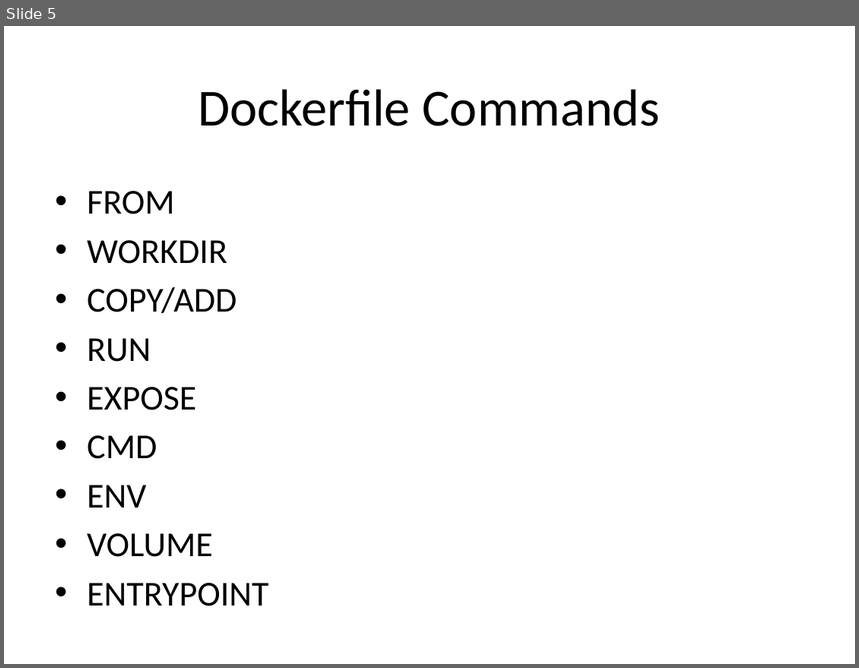
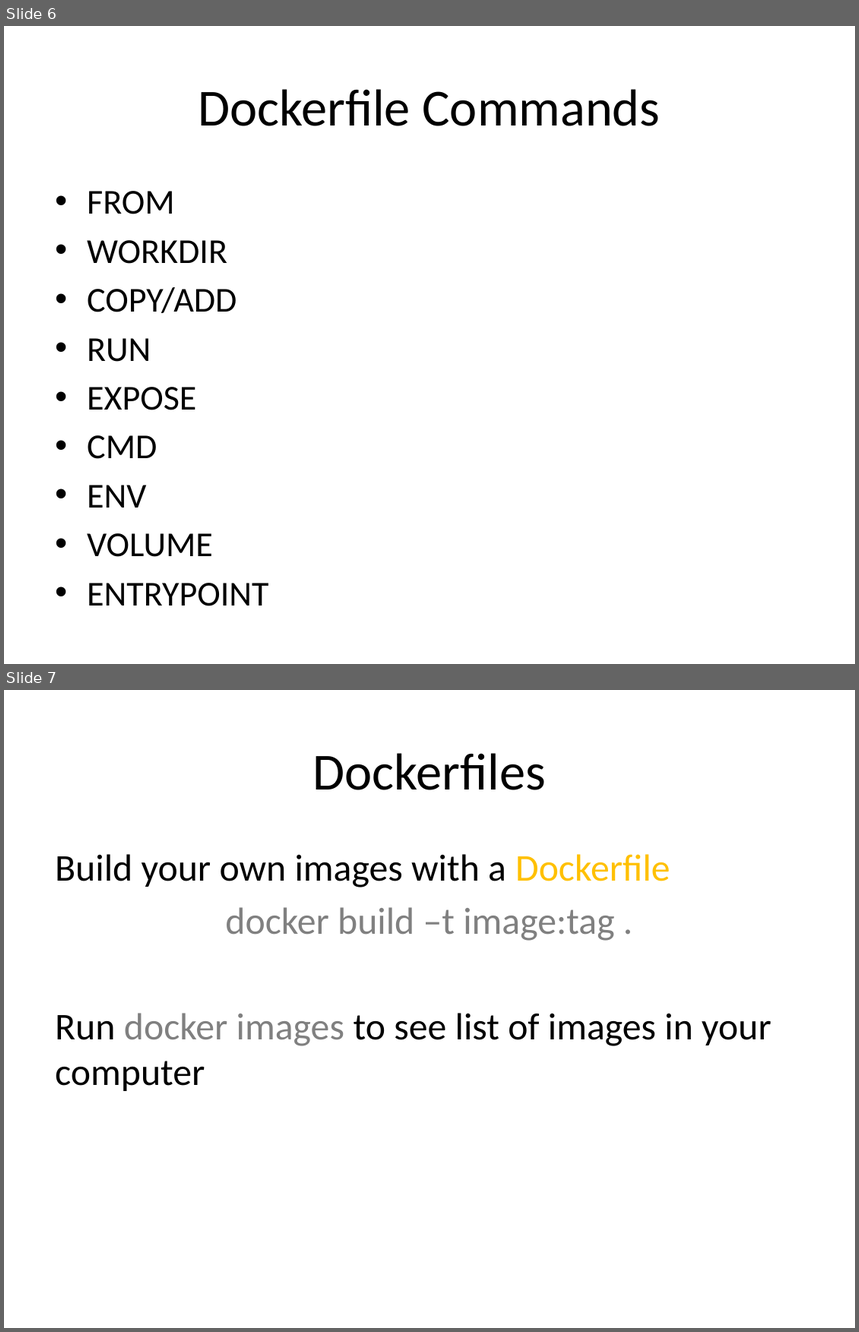
Before and after one commit to wrasdf/ddd-workshop, a slide deck: day-2/ddd-2.pptx. Shown one above the other, each under a label of ours: slide 5 before the commit, slides 6 and 7 after it. The pictures are 859x668 and 859x1332 pixels, drawn with LibreOffice and Linux fonts; fonts in the diff are those of the drawing. Boxes give left, top, right and bottom in pixels: in the first picture for what was removed or moved away, otherwise in the second. Text is boxed around its words. In the diff, an @@ line names an element or a change of style, - is before the commit and + after.

```diff
--- a/day-2/ddd-2.pptx
+++ b/day-2/ddd-2.pptx
@@ slide 7 added at (x1=4, y1=690, x2=855, y2=1328), background #FFFFFF @@
@@ title added at (x1=313, y1=753, x2=545, y2=790), 44 pt, text #000000 @@
+Dockerfiles
@@ text added at (x1=55, y1=854, x2=772, y2=1091), 32 pt, text #000000 @@
+Build your own images with a Dockerfile
+docker build –t image:tag .
+Run docker images to see list of images in your computer
@@ what was slide 5 is now slide 6 @@
```
Also in this commit, not shown: 3 slides changed, 2 other slides added.
